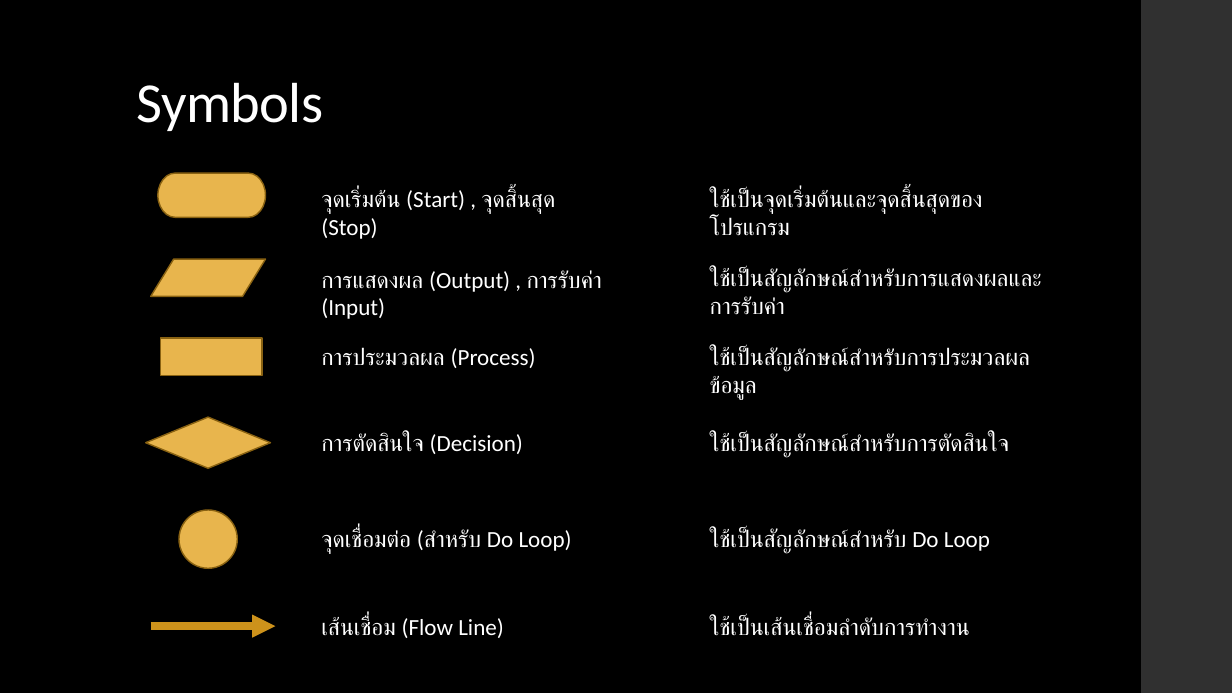
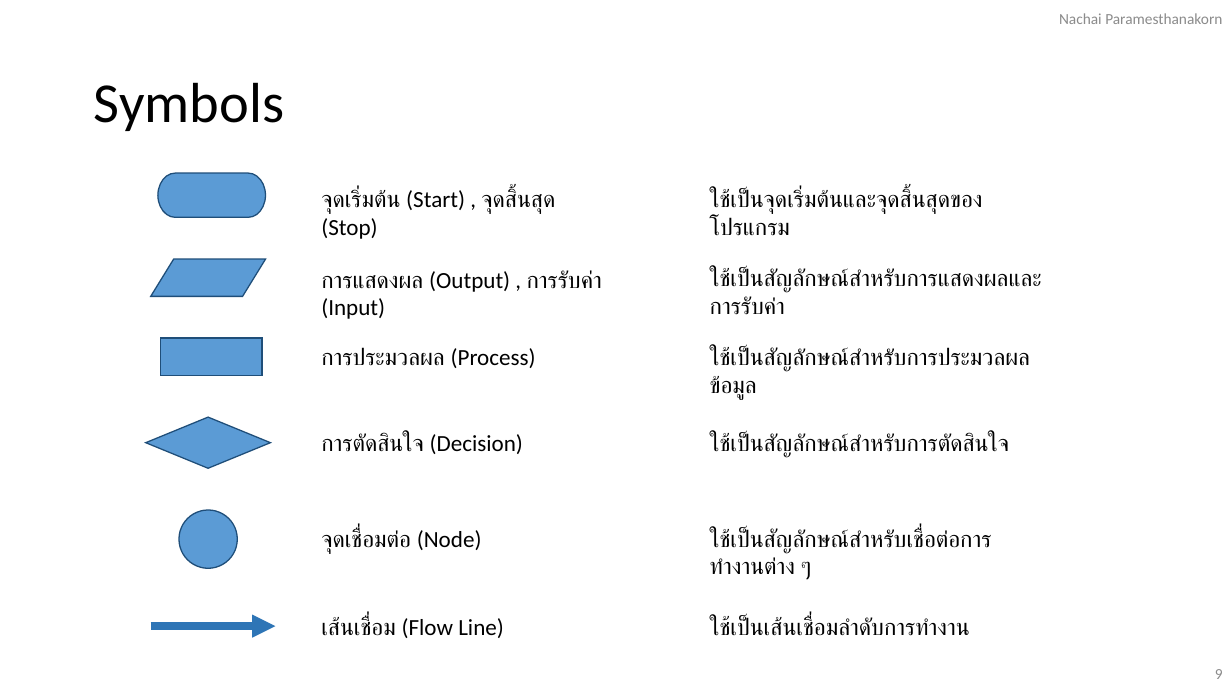
Before and after one commit to NaPryder/Basic-Python-101, a slide deck: slide 9 of Chapter 1/Chapter 1.pptx. Drawn at 1232x693 pixels with LibreOffice and Linux fonts; fonts in the diff are those of the drawing. Boxes give left, top, right and bottom in pixels: in the first picture for what was removed or moved away, otherwise in the second. Text is boxed around its words. In the diff, an @@ line names an element or a change of style, - is before the commit and + after.

```diff
--- a/Chapter 1/Chapter 1.pptx
+++ b/Chapter 1/Chapter 1.pptx
@@ background #000000 to #FFFFFF @@
@@ text added at (x1=1059, y1=13, x2=1222, y2=24), 12 pt, text #8C8C8C @@
+Nachai Paramesthanakorn
@@ rectangle removed at (x1=1141, y1=0, x2=1232, y2=693) @@
@@ title "Symbols" moved from (x1=137, y1=82, x2=324, y2=131) to (x1=94, y1=82, x2=284, y2=131) @@
@@ title "Symbols" at (x1=94, y1=82, x2=284, y2=131): text colour #FFFFFF to #000000, letter spacing -0.5 to 0 pt @@
@@ fill #E8B54D to #5B9BD5; outline #896212 1.1 pt to #1F4E79 1 pt in 5 elements at (x1=158, y1=173, x2=266, y2=217), (x1=151, y1=259, x2=265, y2=296), (x1=161, y1=338, x2=262, y2=375), (x1=146, y1=417, x2=271, y2=468), (x1=179, y1=510, x2=238, y2=568) @@
@@ text at (x1=321, y1=528, x2=482, y2=554): text changed; text colour #FFFFFF to #000000 @@
-จุดเชื่อมต่อ (สำหรับ Do Loop)
+จุดเชื่อมต่อ (Node)
@@ text at (x1=710, y1=528, x2=992, y2=580): text changed; text colour #FFFFFF to #000000 @@
-ใช้เป็นสัญลักษณ์สำหรับ Do Loop
+ใช้เป็นสัญลักษณ์สำหรับเชื่อต่อการทำงานต่าง ๆ
@@ arrow (151, 627) - (275, 627): stroke #CD921B 6 pt to #2E75B6 6 pt @@
@@ text colour #FFFFFF to #000000 in 10 elements at (x1=321, y1=189, x2=555, y2=214), (x1=710, y1=189, x2=983, y2=215), (x1=321, y1=270, x2=602, y2=319), (x1=710, y1=268, x2=891, y2=314), (x1=321, y1=347, x2=536, y2=368), (x1=710, y1=347, x2=891, y2=400), (x1=321, y1=433, x2=523, y2=454), (x1=710, y1=433, x2=1009, y2=458), (x1=321, y1=616, x2=504, y2=638), (x1=710, y1=616, x2=970, y2=636) @@
@@ page number added at (x1=1215, y1=669, x2=1223, y2=679), 12 pt, text #8C8C8C @@
+9
```
Also in this commit, not shown: 28 other slides changed, 8 other files.
